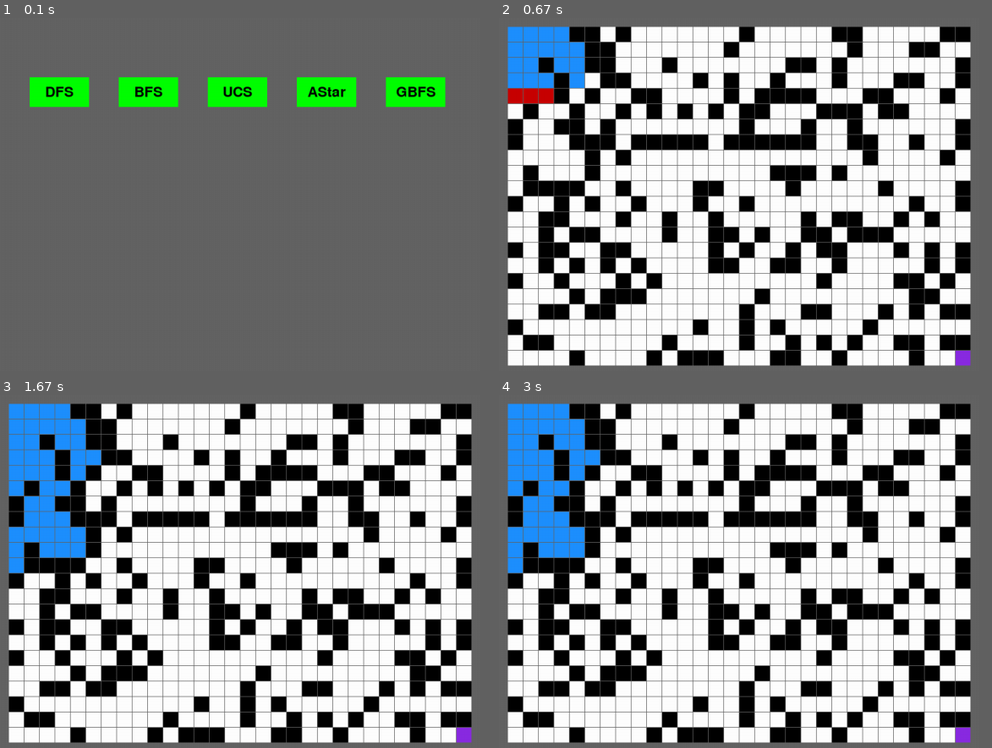
Above: before the commit, frames 1-4 (two rows, left to right).
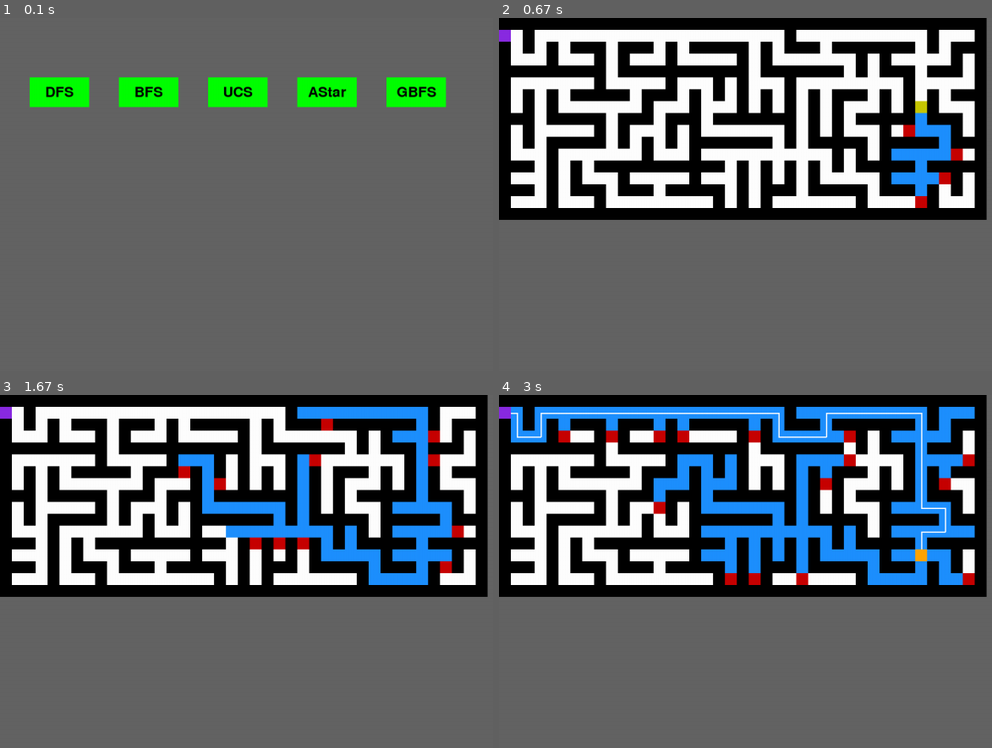
Above: after the commit, the same moments.

Repository: ndnghia24/introAI-lab1-pathsearching
Game: pygame game, started from main.py
Same seed, same stepped clock (60 frames per second), same inputs: the game is played once before the commit and once after it.
Inputs:
- Up to frame 1 (0.1 s): no input
- Up to frame 2 (0.67 s): click "AStar" at 0.38 s
- Up to frame 3 (1.67 s): no input
- Up to frame 4 (3 s): no input
The window is 568x422 before the commit and 900x540 after it. Grey fills any space a smaller window leaves; there, only what the larger window draws over its background counts as a difference.

The runs differ from the first frame. In frame 1, 0.5% of the frame differs, in the area x 9-91%, y 16-26%; in frame 2, 76%; in frame 3, 81%; in frame 4, 83%, in the area x 0-99%, y 0-99%.

Commit message:
edit something?

Diff:
--- a/MapTest/MapNotPrize/input1.txt
+++ b/MapTest/MapNotPrize/input1.txt
@@ -1,6 +1,6 @@
 0
 xxxxxxxxxxxxxxxxxxxxxxxxxxxxxxxxxxxxxxxxx
-E x                     x           x   x
+G x                     x           x   x
 x x x xxx xxx x xxxxx x xxx xxxxxxx x xxx
 x   x   x x   x     x x       x x     x x
 xxxxxxxxx xxxxxxxxxxx xxxxxxx x xxx xxx x
--- a/MapTest/MapNotPrize/input2.txt
+++ b/MapTest/MapNotPrize/input2.txt
@@ -1,6 +1,6 @@
 0
 xxxxxxxxxxxxxxxxxxxxxxxxxxxxxxxxxxxxxxxxx
-E   x         x x   x x       x   x     x
+G   x         x x   x x       x   x     x
 x xxxxx x x x x x x x x xxx x xxx xxx xxx
 x   x   x x x     x x   x   x x x       x
 x xxxxxxxxx xxxxxxxxxxx xxxxxxx x xxx xxx
--- a/MapTest/MapNotPrize/input3.txt
+++ b/MapTest/MapNotPrize/input3.txt
@@ -1,6 +1,6 @@
 0
 xxxxxxxxxxxxxxxxxxxxxxxxxxxxxxxxxxxxxxxxx
-E     x       x     x   x     x x x     x
+G     x       x     x   x     x x x     x
 x xxxxx xxx x x xxx xxx x xxx x x xxxxx x
 x       x x x   x       x   x x x x x x x
 x xxxxx x x xxxxxxxxxxx xxx xxx x x x x x
--- a/MapTest/MapNotPrize/input4.txt
+++ b/MapTest/MapNotPrize/input4.txt
@@ -1,6 +1,6 @@
 0
 xxxxxxxxxxxxxxxxxxxxxxxxxxxxxxxxxxxxxxxxx
-E x   x   x x       x                   x
+G x   x   x x       x                   x
 x x x xxx x x xxxxxxxxx xxx xxxxxxxxx x x
 x   x x x x x   x x x     x x   x x   x x
 xxx xxx x x xxx x x x x xxxxxxx x xxxxx x
--- a/MapTest/MapNotPrize/input5.txt
+++ b/MapTest/MapNotPrize/input5.txt
@@ -1,6 +1,6 @@
 0
 xxxxxxxxxxxxxxxxxxxxxxxxxxxxxxxxxxxxxxxxx
-E     x     x   x     x x       x x     x
+G     x     x   x     x x       x x     x
 x xxx x x xxxxx x x x x xxx xxxxx xxx xxx
 x   x x x x x x   x x     x     x       x
 x x x xxx x x x xxxxx xxx x xxx xxx x x x
--- a/algos.py
+++ b/algos.py
@@ -120,18 +120,19 @@
 
     print('No path found!')
 
-#heuristic function
-def manhattan_distance(node1, node2):
-    x1, y1 = node1.id % COLS, node1.id // COLS
-    x2, y2 = node2.id % COLS, node2.id // COLS
-    return abs(x1 - x2) + abs(y1 - y2)
-
-def euclidean_distance(pos1, pos2):
-    (x1, y1), (x2, y2) = pos1, pos2
-    return math.sqrt((x2 - x1) ** 2 + (y2 - y1) ** 2)
 
 def AStar(g: SearchSpace, sc: pygame.Surface):
     print('Implementing AStar algorithm')
+
+        #heuristic function
+    def manhattan_distance(node1, node2):
+        x1, y1 = node1.id % g.cols, node1.id // g.cols
+        x2, y2 = node2.id % g.cols, node2.id // g.cols
+        return abs(x1 - x2) + abs(y1 - y2)
+
+    def euclidean_distance(pos1, pos2):
+        (x1, y1), (x2, y2) = pos1, pos2
+        return math.sqrt((x2 - x1) ** 2 + (y2 - y1) ** 2)
 
     open_set = []
     heapq.heappush(open_set, (0, g.start.id))
@@ -189,6 +190,16 @@
 def GBFS(g: SearchSpace, sc: pygame.Surface):
     print('Implementing GBFS algorithm')
 
+            #heuristic function
+    def manhattan_distance(node1, node2):
+        x1, y1 = node1.id % g.cols, node1.id // g.cols
+        x2, y2 = node2.id % g.cols, node2.id // g.cols
+        return abs(x1 - x2) + abs(y1 - y2)
+
+    def euclidean_distance(pos1, pos2):
+        (x1, y1), (x2, y2) = pos1, pos2
+        return math.sqrt((x2 - x1) ** 2 + (y2 - y1) ** 2)
+
     open_set = []
     heapq.heappush(open_set, (0, g.start.id))
 
--- a/const.py
+++ b/const.py
@@ -1,8 +1,4 @@
-BOUND = 15
-A = 25 # edge length of node
-A1 = 1 # the space between 2 bricks (don't mind it)
-COLS, ROWS = 30, 22
-RES = WIDTH, HEIGHT = 750+2*BOUND + (COLS-1)*A1, 550+2*BOUND + (ROWS-1)*A1
+
 
 GREY = (100, 100, 100)
 WHITE = (255, 255, 255) # path
--- a/main.py
+++ b/main.py
@@ -1,8 +1,9 @@
 import pygame
 from maze import SearchSpace
 from algos import DFS, BFS, UCS, AStar, GBFS
-from const import RES, GREY
+from const import GREY
 import argparse
+import os
 
 
 def draw_button(sc, text, x, y, w, h):
@@ -17,7 +18,7 @@
     your_name = "your name goes here"
     pygame.init()
     pygame.display.set_caption(f"{your_name} - Search Algorithms")
-    sc = pygame.display.set_mode(RES)
+    sc = pygame.display.set_mode((1280, 768))
     clock = pygame.time.Clock()
 
     algo = None
@@ -49,9 +50,25 @@
                     algo = 'GBFS'
 
     sc.fill(pygame.color.Color(GREY))
-    g = SearchSpace()
+
+    maze_path = str(os.path.dirname(os.path.abspath(__file__))) + "\MapTest\MapNotPrize\input1.txt"
+    maze_data = []
+
+    with open(maze_path, "r") as file:
+        n = int(file.readline())
+
+        for i in range(n):
+            buff = file.readline()
+            coordinates = buff.split(" ")
+
+            x = int(coordinates[0])
+            y = int(coordinates[1])
+            val = int(coordinates[2])
+
+        maze_data = [line.rstrip() for line in file.readlines()]
+
+    g = SearchSpace(maze_data)
     g.draw(sc)
-    clock.tick(200)
 
     if algo == "DFS":
         DFS(g, sc)
--- a/maze.py
+++ b/maze.py
@@ -30,19 +30,22 @@
         return self.rect.centerx, self.rect.centery
 
 class SearchSpace:
-    def __init__(self) -> None:
+    def __init__(self, maze_data) -> None:
         self.grid_cells:list[Node] = []
-        for i in range(ROWS):
-            for j in range(COLS):
-                # define the brick's appearing
-                is_brick = True if random.randint(1,3) == 1 else False
-                self.grid_cells.append(Node(j*(A+A1)+BOUND, i*(A+A1)+BOUND, A, i*COLS+j, is_brick))
+        print(maze_data)
+        self.rows = maze_data.__len__()
+        self.cols = maze_data[0].__len__()
+        for i in range(self.rows):
+            for j in range(self.cols):
+                #
+                is_brick = True if maze_data[i][j] == "x" else False
+                self.grid_cells.append(Node(j*20, i*20, 20, i*self.cols+j, is_brick))
+                if (maze_data[i][j] == "S"):
+                    self.start:Node = self.grid_cells[i*self.cols+j]
+                if (maze_data[i][j] == "G"):
+                    self.goal:Node = self.grid_cells[i*self.cols+j]
 
-        self.start:Node = self.grid_cells[0]
-        self.start.is_brick = False
         self.start._set_color(ORANGE)
-        self.goal:Node = self.grid_cells[-1]
-        self.goal.is_brick = False
         self.goal._set_color(PURPLE)
 
     def draw(self, sc:pygame.Surface):
@@ -57,13 +60,13 @@
         return node.id == self.goal.id
 
     def get_neighbors(self, node: Node) -> list[Node]:
-        x, y = node.id%COLS, node.id//COLS
+        x, y = node.id % self.cols, node.id // self.cols
 
         # define the directions of agent
-        up    = (y-1)*COLS + x if y-1 >= 0 else None
-        down  = (y+1)*COLS + x if y+1 < ROWS else None
-        left  = y*COLS + (x-1) if x-1 >= 0 else None
-        right = y*COLS + (x+1) if x+1 < COLS else None
+        up    = (y-1)*self.cols + x if y-1 >= 0 else None
+        down  = (y+1)*self.cols + x if y+1 < self.rows else None
+        left  = y*self.cols + (x-1) if x-1 >= 0 else None
+        right = y*self.cols + (x+1) if x+1 < self.cols else None
 
         directions = [up, down, left, right]
         # directions = [up, down, left, right]
